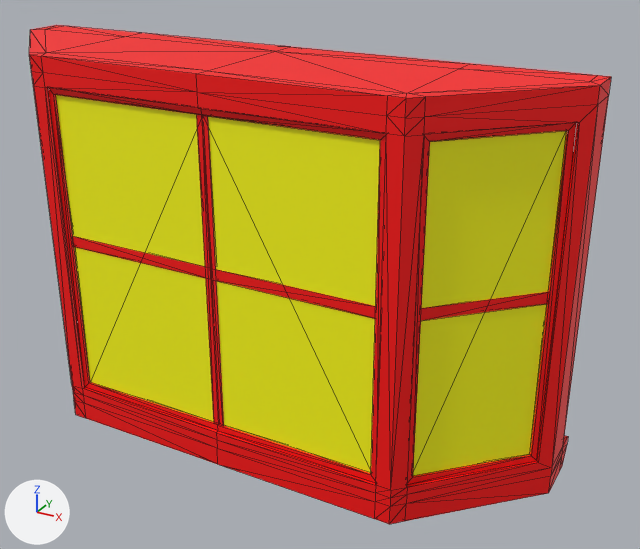
Before and after pictures for a commit that changed the glTF model assets/windows/window_bay_2.glb.
Rendered twice from a camera (50 mm lens) standing at (7.285, -1.11, 2.362) and looking at (6.163, 0.93, 1.342). Every picture has the same lights, and +X, +Y and +Z are marked at lower left. Mesh edges are drawn as thin lines. Where no turn or scale is listed for an object, it has been applied to the vertices. Vertices at the same position are counted once.

The first picture shows 'window_bay_2'.
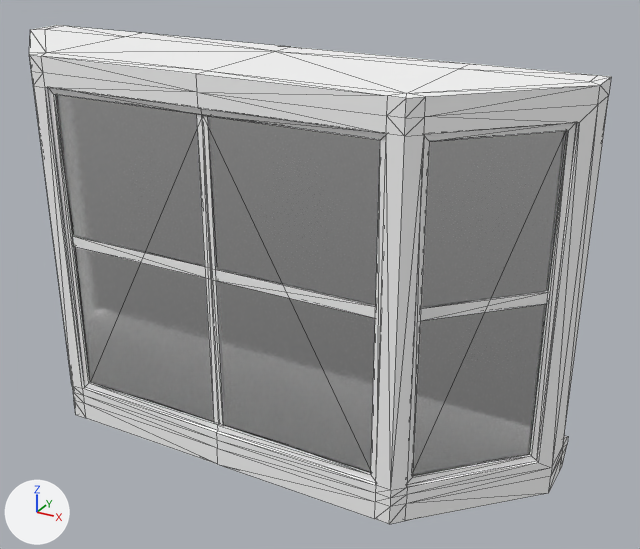
Pixel boxes (x1, y1, x2, y2) of what changed, in the pictures (640 x 549 px):
part 1 of me_mesh_019, recoloured (red to white)
    both: (29, 25, 611, 524)
part 2 of me_mesh_019, recoloured (yellow to white)
    both: (56, 95, 567, 476)

Diff of the bpy script that builds the scene:
```diff
--- a/assets/windows/window_bay_2.glb.py
+++ b/assets/windows/window_bay_2.glb.py
@@ mat_frame_material @@
+mat_frame_material = principled_material('Frame_Material')
+mat_frame_material.base_color = (1.0, 1.0, 1.0)  # white #ffffff
@@ mat_glass_material @@
+mat_glass_material = principled_material('Glass_Material')
+mat_glass_material.base_color = (0.8, 0.8, 0.8)  # white #e7e7e7
+mat_glass_material.roughness = 0.1
+mat_glass_material.ior = 1.45
+mat_glass_material.transmission_weight = 1.0
@@ me_mesh_019 @@
 me_mesh_019.from_pydata(...)  # 302 vertices, 576 faces; spans x 5.13..6.87, y 0.61..1.12, z 0.83..1.95
 # used by ob_window_bay_2; location = (0.0, 0.0, 0.0)
+# me_mesh_019 part 1: all 532 faces that had it switch from mat_window_primary_mat (red #ff0000) to mat_frame_material (white #ffffff)
+# me_mesh_019 part 2: all 44 faces that had it switch from mat_window_secondary_mat (yellow #ffff00) to mat_glass_material (white #e7e7e7)
```
